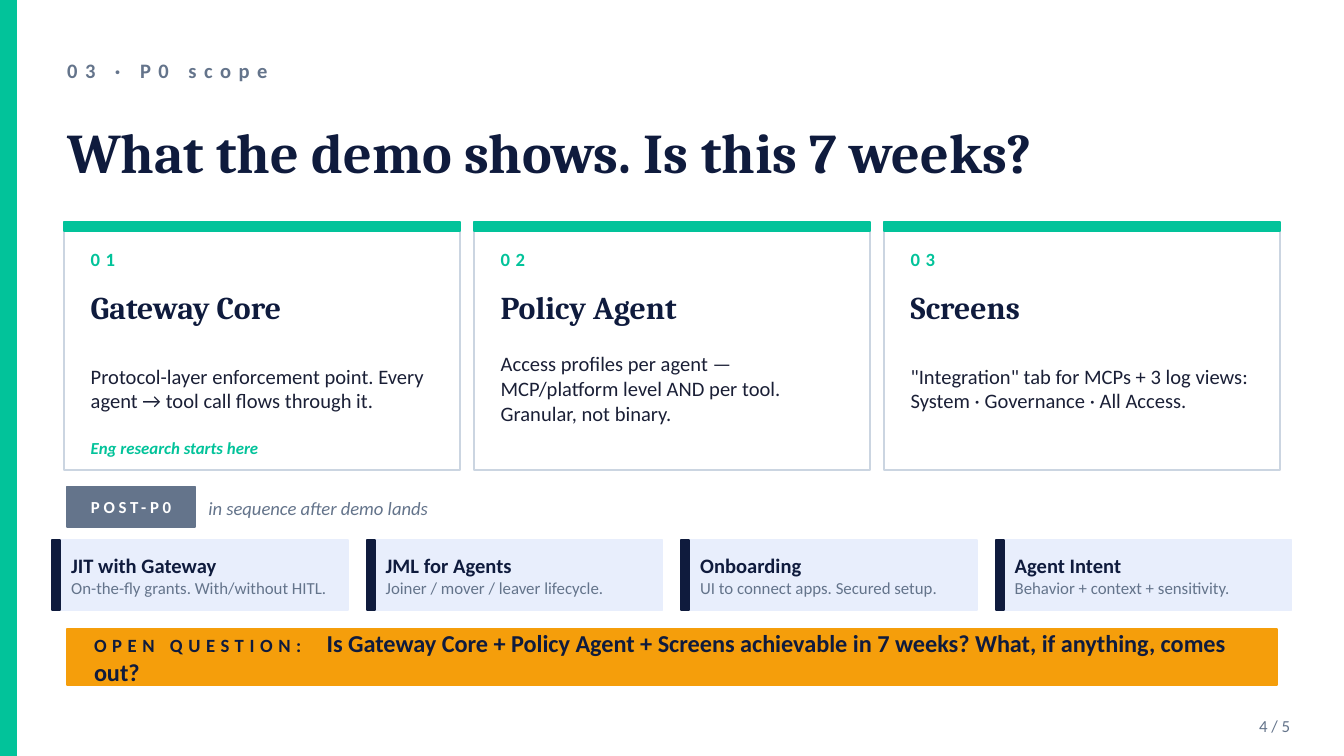
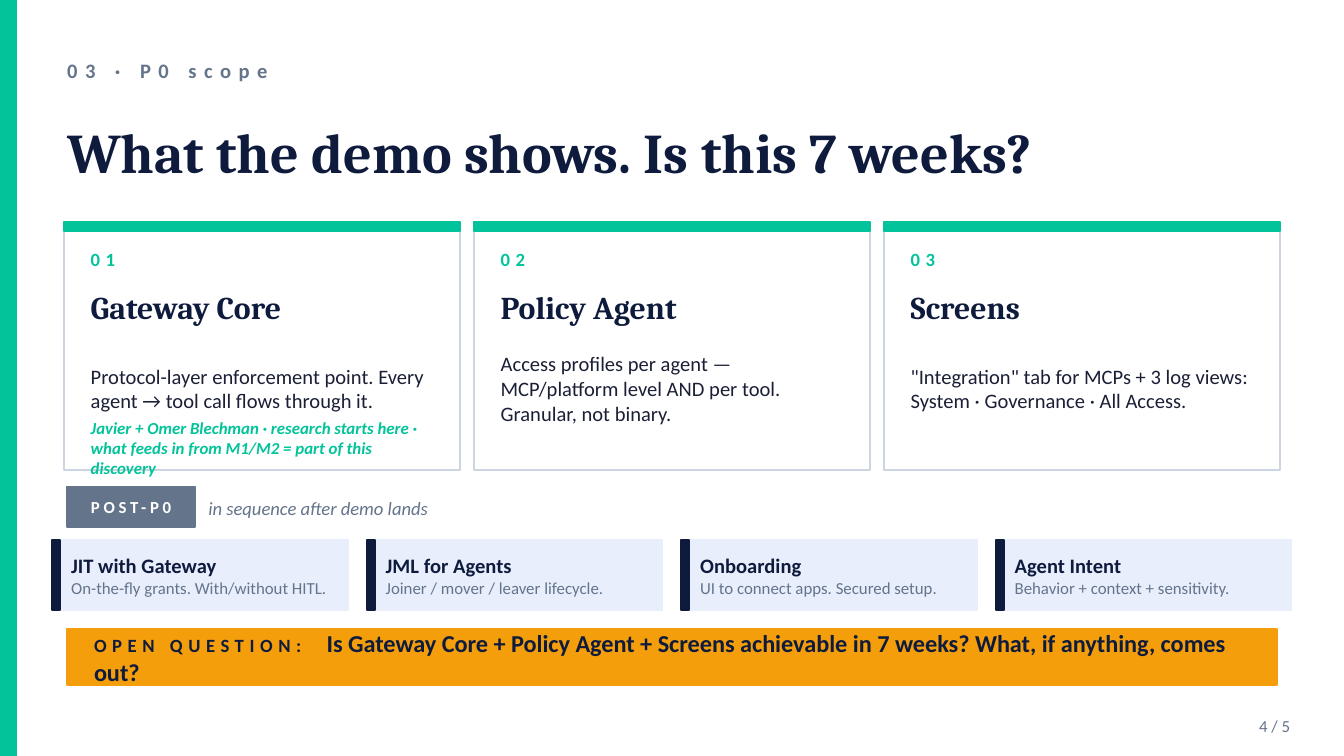
Before and after one commit to Lorch19/ol-linx-agent, a slide deck: slide 4 of artifacts/eng-prekickoff-2026-04-27.pptx. Drawn at 1344x756 pixels with LibreOffice and Linux fonts; fonts in the diff are those of the drawing. Boxes give left, top, right and bottom in pixels: in the first picture for what was removed or moved away, otherwise in the second. Text is boxed around its words. In the diff, an @@ line names an element or a change of style, - is before the commit and + after.

```diff
--- a/artifacts/eng-prekickoff-2026-04-27.pptx
+++ b/artifacts/eng-prekickoff-2026-04-27.pptx
@@ text at [91,422,409,457]: text changed @@
-Eng research starts here
+Javier + Omer Blechman · research starts here · what feeds in from M1/M2 = part of this discovery
```
Also in this commit, not shown: 2 other slides changed, 1 other file.
